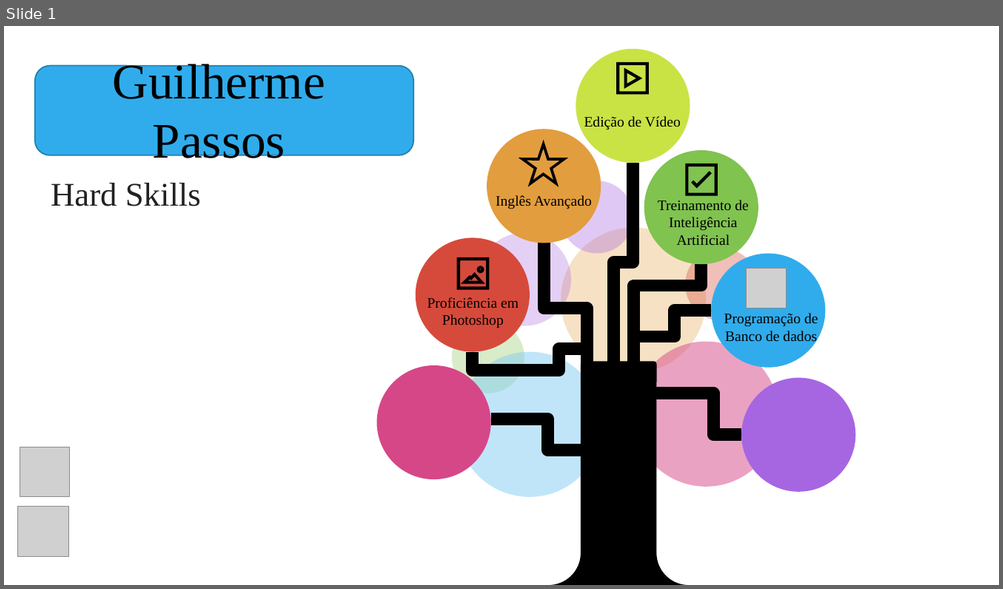
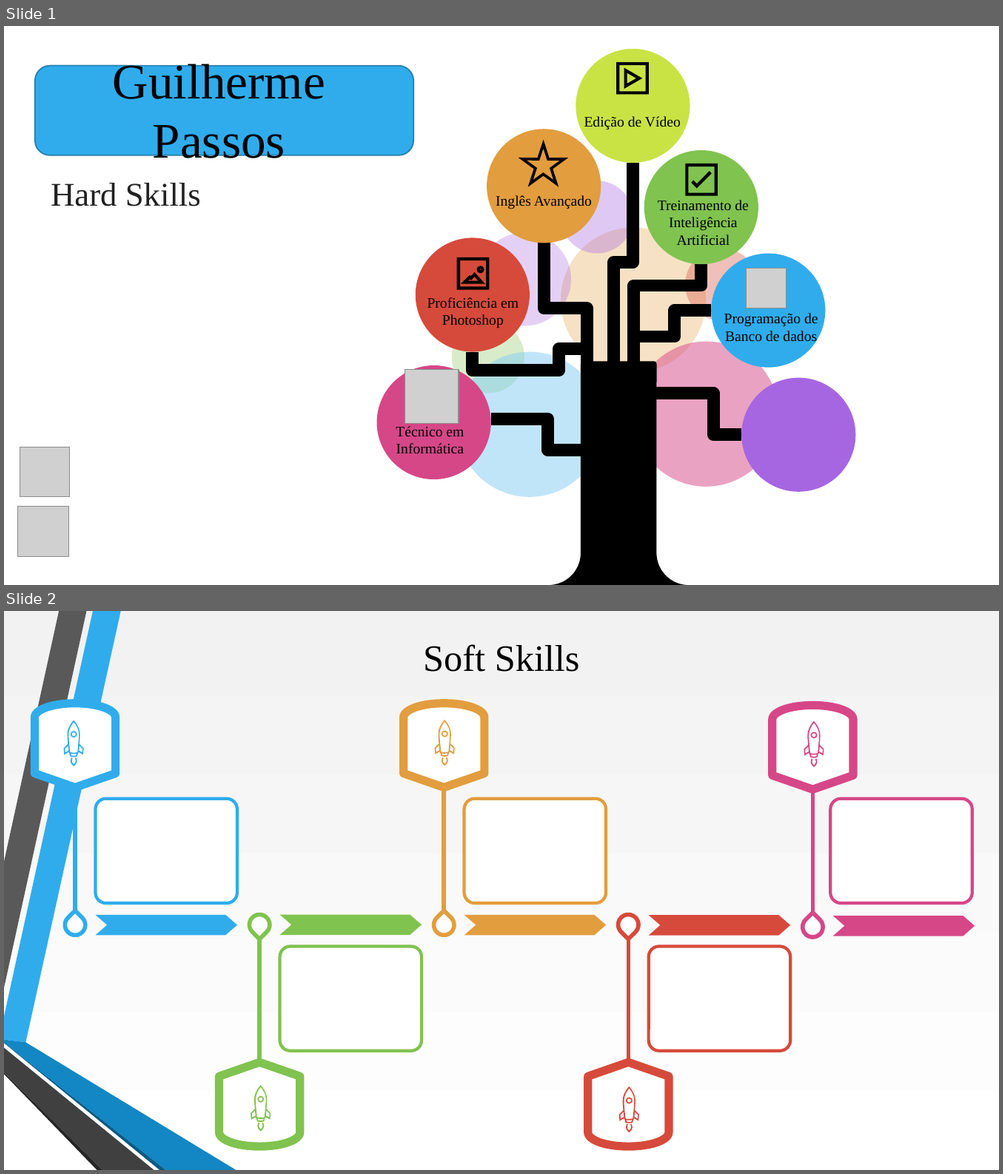
Before and after one commit to guilhermeapassos/Trabalhos-de-Informatica, a slide deck: Guilherme Passos.pptx. Shown one above the other, each under a label of ours: slide 1 before the commit, slides 1 and 2 after it. The pictures are 1003x589 and 1003x1174 pixels, drawn with LibreOffice and Linux fonts; fonts in the diff are those of the drawing; grey boxes stand for pictures. Boxes give left, top, right and bottom in pixels: in the first picture for what was removed or moved away, otherwise in the second. Text is boxed around its words. In the diff, an @@ line names an element or a change of style, - is before the commit and + after.

```diff
--- a/Guilherme Passos.pptx
+++ b/Guilherme Passos.pptx
@@ slide 2 added at <box>4,611,999,1170</box>, background gradient #F2F2F2 to #FFFFFF @@
@@ title added at <box>423,644,580,672</box>, 36 pt, text #000000 @@
+Soft Skills
@@ freeform shape added at <box>63,720,84,766</box>, fill #30ACEC @@
@@ freeform shape added at <box>435,719,455,766</box>, fill #E29D3E @@
@@ freeform shape added at <box>803,721,824,767</box>, fill #D64787 @@
@@ group added at <box>35,703,238,940</box>: 1 freeform shape, 1 flow chart display, 1 teardrop, 1 line @@
@@ group added at <box>404,703,606,940</box>: 1 freeform shape, 1 flow chart display, 1 teardrop, 1 line @@
@@ rounded rectangle added at <box>96,799,238,903</box>, fill #FFFFFF, outline #30ACEC 3 pt @@
@@ rounded rectangle added at <box>464,799,606,903</box>, fill #FFFFFF, outline #E29D3E 3 pt @@
@@ group added at <box>772,706,975,941</box>: 1 freeform shape, 1 flow chart display, 1 teardrop, 1 line @@
@@ rounded rectangle added at <box>830,799,972,903</box>, fill #FFFFFF, outline #D64787 3 pt @@
@@ group added at <box>219,911,422,1147</box>: 1 freeform shape, 1 flow chart display, 1 teardrop, 1 line @@
@@ group added at <box>588,911,791,1147</box>: 1 freeform shape, 1 flow chart display, 1 teardrop, 1 line @@
@@ rounded rectangle added at <box>280,947,422,1051</box>, fill #FFFFFF, outline #80C34F 3 pt @@
@@ rounded rectangle added at <box>649,947,791,1051</box>, fill #FFFFFF, outline #D64A3B 3 pt @@
@@ group added at <box>4,611,236,1170</box>: 6 freeform shapes @@
@@ freeform shape added at <box>250,1085,271,1132</box>, fill #80C34F @@
@@ freeform shape added at <box>619,1086,640,1133</box>, fill #D64A3B @@
@@ slide 1 changed as well @@
@@ picture added at <box>404,370,458,423</box> @@
@@ text added at <box>395,426,464,454</box>, 14 pt, text #000000 @@
+Técnico em Informática
```
